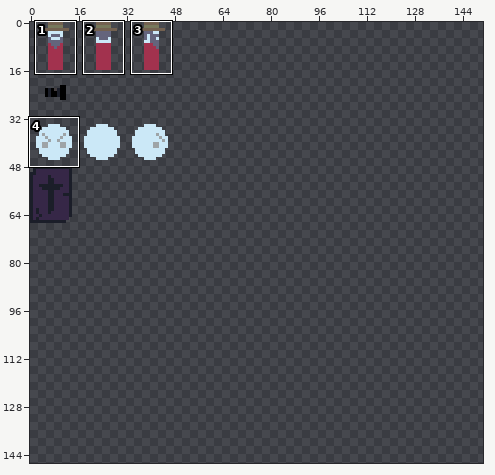
File history of a sprite sheet, assets/sprites/spritesheet.png. The picture above shows the old version from afar; the outline marks the close-up.
Close-up. As it was:
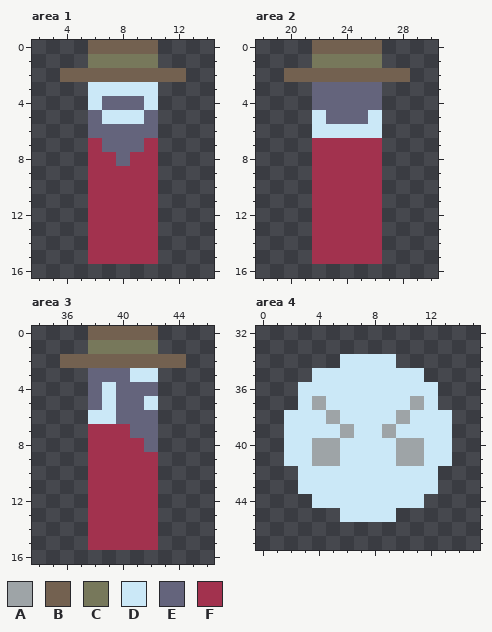
The file is 160x160 pixels. Shown: area 1: x 2..14, y 0..16; area 2: x 18..30, y 0..16; area 3: x 34..46, y 0..16; area 4: x 0..15, y 32..47. The wide view leaves out empty margins. The commit also changed other parts of the picture, which this record leaves out.
Palette (. is transparent): A #9ea4a7  B #736150  C #77785b  D #cbe8f7  E #64647c  F #a2324e
Pixels before, area 1, first column x 4:
 0 ..BBBBB..
 1 ..CCCCC..
 2 BBBBBBBBB
 3 ..DDDDD..
 4 ..DEEED..
 5 ..EDDDE..
 6 ..EEEEE..
 7 ..FEEEF..
 8 ..FFEFF..
 9 ..FFFFF..
10 ..FFFFF..
11 ..FFFFF..
12 ..FFFFF..
13 ..FFFFF..
14 ..FFFFF..
15 ..FFFFF..
Pixels before, area 2, first column x 20:
 0 ..BBBBB..
 1 ..CCCCC..
 2 BBBBBBBBB
 3 ..EEEEE..
 4 ..EEEEE..
 5 ..DEEED..
 6 ..DDDDD..
 7 ..FFFFF..
 8 ..FFFFF..
 9 ..FFFFF..
10 ..FFFFF..
11 ..FFFFF..
12 ..FFFFF..
13 ..FFFFF..
14 ..FFFFF..
15 ..FFFFF..
Pixels before, area 3, first column x 36:
 0 ..BBBBB..
 1 ..CCCCC..
 2 BBBBBBBBB
 3 ..EEEDD..
 4 ..EDEEE..
 5 ..EDEED..
 6 ..DDEEE..
 7 ..FFFEE..
 8 ..FFFFE..
 9 ..FFFFF..
10 ..FFFFF..
11 ..FFFFF..
12 ..FFFFF..
13 ..FFFFF..
14 ..FFFFF..
15 ..FFFFF..
Pixels before, area 4, first column x 2:
34 ....DDDD....
35 ..DDDDDDDD..
36 .DDDDDDDDDD.
37 .DADDDDDDAD.
38 DDDADDDDADDD
39 DDDDADDADDDD
40 DDAADDDDAADD
41 DDAADDDDAADD
42 .DDDDDDDDDD.
43 .DDDDDDDDDD.
44 ..DDDDDDDD..
45 ....DDDD....
The result:
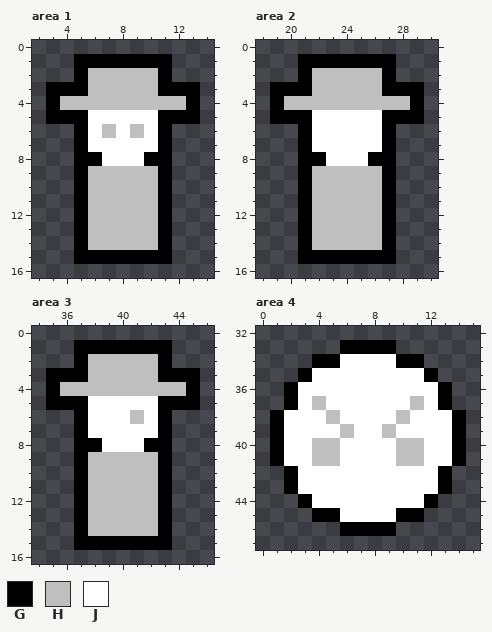
Colours new in this view: G #000000  H #bfbfbf  J #ffffff
Diff:
Changed rows in their new state; - is an unchanged pixel.
Area 1:
first column x 3:
 0 ---.....---
 1 --GGGGGGG--
 2 -.GHHHHHG.-
 3 GGGHHHHHGGG
 4 GHHHHHHHHHG
 5 GGGJJJJJGGG
 6 --GJHJHJG--
 7 --GJJJJJG--
 8 --GGJJJGG--
 9 --GHHHHHG--
10 --GHHHHHG--
11 --GHHHHHG--
12 --GHHHHHG--
13 --GHHHHHG--
14 --GHHHHHG--
15 --GGGGGGG--
Area 2:
first column x 19:
 0 ---.....---
 1 --GGGGGGG--
 2 -.GHHHHHG.-
 3 GGGHHHHHGGG
 4 GHHHHHHHHHG
 5 GGGJJJJJGGG
 6 --GJJJJJG--
 7 --GJJJJJG--
 8 --GGJJJGG--
 9 --GHHHHHG--
10 --GHHHHHG--
11 --GHHHHHG--
12 --GHHHHHG--
13 --GHHHHHG--
14 --GHHHHHG--
15 --GGGGGGG--
Area 3:
first column x 35:
 0 ---.....---
 1 --GGGGGGG--
 2 -.GHHHHHG.-
 3 GGGHHHHHGGG
 4 GHHHHHHHHHG
 5 GGGJJJJJGGG
 6 --GJJJHJG--
 7 --GJJJJJG--
 8 --GGJJJGG--
 9 --GHHHHHG--
10 --GHHHHHG--
11 --GHHHHHG--
12 --GHHHHHG--
13 --GHHHHHG--
14 --GHHHHHG--
15 --GGGGGGG--
Area 4:
first column x 1:
33 -----GGGG-----
34 ---GGJJJJGG---
35 --GJJJJJJJJG--
36 -GJJJJJJJJJJG-
37 -GJHJJJJJJHJG-
38 GJJJHJJJJHJJJG
39 GJJJJHJJHJJJJG
40 GJJHHJJJJHHJJG
41 GJJHHJJJJHHJJG
42 -GJJJJJJJJJJG-
43 -GJJJJJJJJJJG-
44 --GJJJJJJJJG--
45 ---GGJJJJGG---
46 -----GGGG-----
